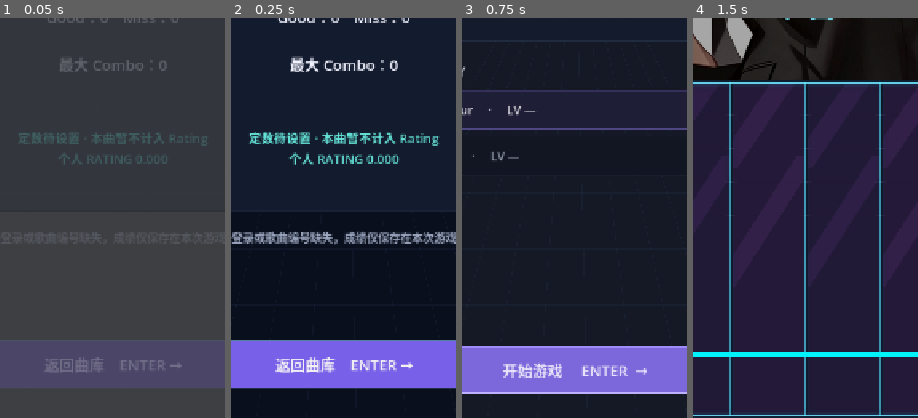
Above: before the commit, frames 1-4 (left to right).
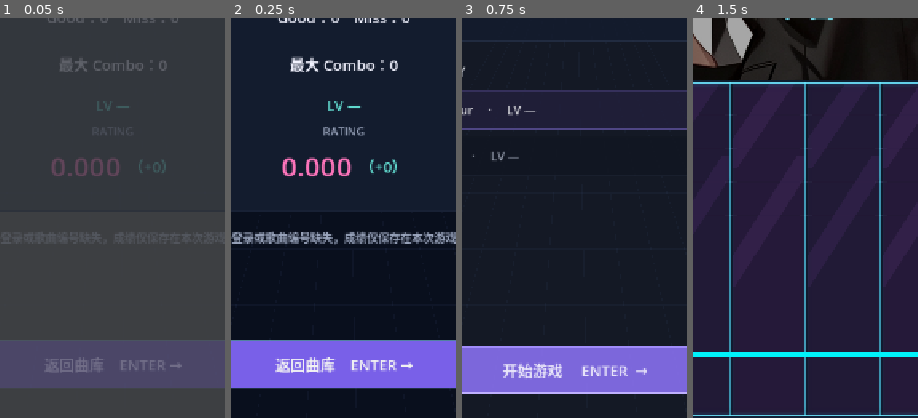
Above: after the commit, the same moments.

Repository: yznhyyg/1
Game: Godot game, scene res://result.tscn
Two runs of this game, one before a commit and one after it. Both use one fixed random seed, a clock stepped at 60 frames per second and the inputs below. This scene is started directly instead of the project's main scene. Sound files missing from this copy of the repository are replaced by a short silence.
Inputs:
- Up to frame 1 (0.05 s): no input
- Up to frame 2 (0.25 s): no input
- Up to frame 3 (0.75 s): click "返回曲库 ENTER →" at 0.5 s
- Up to frame 4 (1.5 s): click "开始游戏 ENTER →" at 1.25 s
The pictures show only the part of the screen within x 25-75%, y 50-100%; the shares and areas given below are measured in that part.

The runs differ from the first frame. In frame 1, 1.6% of the frame differs, in the area x 8-92%, y 20-40%; in frame 2, 3.4%, in the area x 7-93%, y 20-40%; in frame 3, nothing differs; in frame 4, nothing differs.

Commit message:
Show total rating and per-play gain on results

Diff:
--- a/rating_system.gd
+++ b/rating_system.gd
@@ -75,6 +75,10 @@
 		total += ratings[index]
 	return total / float(BEST_COUNT)
 
+static func increase_text(increase: float) -> String:
+	var displayed := "%.3f" % maxf(increase, 0.0)
+	return "（+0）" if displayed == "0.000" else "（+%s）" % displayed
+
 static func remember_best(scores: Dictionary, result: Dictionary) -> void:
 	var song_id := str(result.get("song_id", ""))
 	if song_id.is_empty():
--- a/result.gd
+++ b/result.gd
@@ -9,6 +9,11 @@
 var data: Dictionary = {}
 var rating := "D"
 var song_rating_label: Label
+var personal_rating_label: Label
+var rating_increase_label: Label
+var rating_before := 0.0
+var rating_after := 0.0
+var rating_increase := 0.0
 var upload_status: Label
 var score_request: HTTPRequest
 var request_operation := ""
@@ -51,20 +56,32 @@
 	var cached = get_tree().get_meta("song_scores", {})
 	if not cached is Dictionary:
 		cached = {}
+	var songs := RatingSystem.load_catalog()
+	rating_before = RatingSystem.personal_rating(songs, cached)
 	RatingSystem.remember_best(cached, data)
 	get_tree().set_meta("song_scores", cached)
-	var songs := RatingSystem.load_catalog()
+	rating_after = RatingSystem.personal_rating(songs, cached)
+	rating_increase = maxf(rating_after - rating_before, 0.0)
 	var constant := 0.0
 	for song in songs:
 		if str(song.get("folder", "")).get_file() == str(data.get("song_id", "")):
 			constant = RatingSystem.constant_for(song)
 			break
-	var summary := "定数待设置 · 本曲暂不计入 Rating"
-	if constant > 0.0:
-		summary = "%s  ·  本次 RATING %.3f" % [RatingSystem.level_text({"constant": constant}), RatingSystem.song_rating(constant, int(data.get("score", 0)))]
-	summary += "\n个人 RATING %.3f" % RatingSystem.personal_rating(songs, cached)
-	song_rating_label = UI.label(self, summary, Rect2(64, 816, 592, 100), 20, UI.CYAN)
+	song_rating_label = UI.label(self, RatingSystem.level_text({"constant": constant}), Rect2(64, 765, 592, 38), 22, UI.CYAN)
 	song_rating_label.horizontal_alignment = HORIZONTAL_ALIGNMENT_CENTER
+	var heading := UI.label(self, "RATING", Rect2(64, 808, 592, 28), 18, UI.MUTED)
+	heading.horizontal_alignment = HORIZONTAL_ALIGNMENT_CENTER
+	var rating_row := HBoxContainer.new()
+	rating_row.position = Vector2(64, 841)
+	rating_row.size = Vector2(592, 72)
+	rating_row.alignment = BoxContainer.ALIGNMENT_CENTER
+	rating_row.add_theme_constant_override("separation", 12)
+	rating_row.mouse_filter = Control.MOUSE_FILTER_IGNORE
+	add_child(rating_row)
+	personal_rating_label = UI.label(rating_row, "%.3f" % rating_after, Rect2(), 44, Color("#FF75BC"))
+	personal_rating_label.vertical_alignment = VERTICAL_ALIGNMENT_CENTER
+	rating_increase_label = UI.label(rating_row, RatingSystem.increase_text(rating_increase), Rect2(), 24, UI.CYAN)
+	rating_increase_label.vertical_alignment = VERTICAL_ALIGNMENT_CENTER
 
 func _unhandled_input(event: InputEvent) -> void:
 	if event.is_action_pressed("ui_accept") and not $Continue.disabled:
--- a/tests/test_rating.gd
+++ b/tests/test_rating.gd
@@ -62,6 +62,11 @@
 	RatingSystem.remember_best(best, {"song_id": "a", "score": 1000000})
 	check(best["a"]["best_score"] == 1000000, "new personal best")
 
+	check(RatingSystem.increase_text(0.637) == "（+0.637）", "first gain formatting")
+	check(RatingSystem.increase_text(0.5) == "（+0.500）", "gain has three decimals")
+	check(RatingSystem.increase_text(0.0) == "（+0）", "zero gain has no decimals")
+	check(RatingSystem.increase_text(0.0001) == "（+0）", "rounded zero has no decimals")
+
 	# Exercise actual result -> song selection -> home presentation without cloud credentials.
 	set_meta("song_scores", {"leisure": {"best_score": 990000}})
 	set_meta("result_data", {"song_id": "leisure", "score": 995000})
@@ -69,9 +74,26 @@
 	root.add_child(result)
 	await process_frame
 	check(get_meta("song_scores")["leisure"]["best_score"] == 995000, "result updates session best even without cloud upload")
-	check(result.song_rating_label.text.contains("个人 RATING"), "result rating display")
+	check(not result.song_rating_label.text.contains("RATING"), "level row omits single song rating")
+	var songs := RatingSystem.load_catalog()
+	var old_total := RatingSystem.personal_rating(songs, {"leisure": {"best_score": 990000}})
+	var new_total := RatingSystem.personal_rating(songs, get_meta("song_scores"))
+	near(result.rating_before, old_total, "capture total before adding this score")
+	near(result.rating_after, new_total, "total after adding this score")
+	near(result.rating_increase, new_total - old_total, "gain is total rating difference")
+	check(result.personal_rating_label.text == "%.3f" % new_total, "large result rating shows total")
+	check(result.rating_increase_label.text == RatingSystem.increase_text(new_total - old_total), "smaller result rating shows gain")
 	check(not result.get_node("Continue").disabled, "offline continue remains available")
 	result.queue_free()
+	await process_frame
+	set_meta("result_data", {"song_id": "leisure", "score": 700000})
+	var lower_result = load("res://result.tscn").instantiate()
+	root.add_child(lower_result)
+	await process_frame
+	near(lower_result.rating_after, new_total, "lower score cannot reduce total")
+	check(lower_result.rating_increase_label.text == "（+0）", "no improvement shows +0")
+	check(get_meta("song_scores")["leisure"]["best_score"] == 995000, "lower result preserves best")
+	lower_result.queue_free()
 	await process_frame
 	var selection = load("res://song_select.tscn").instantiate()
 	root.add_child(selection)
Not shown, changed: RATING.md
